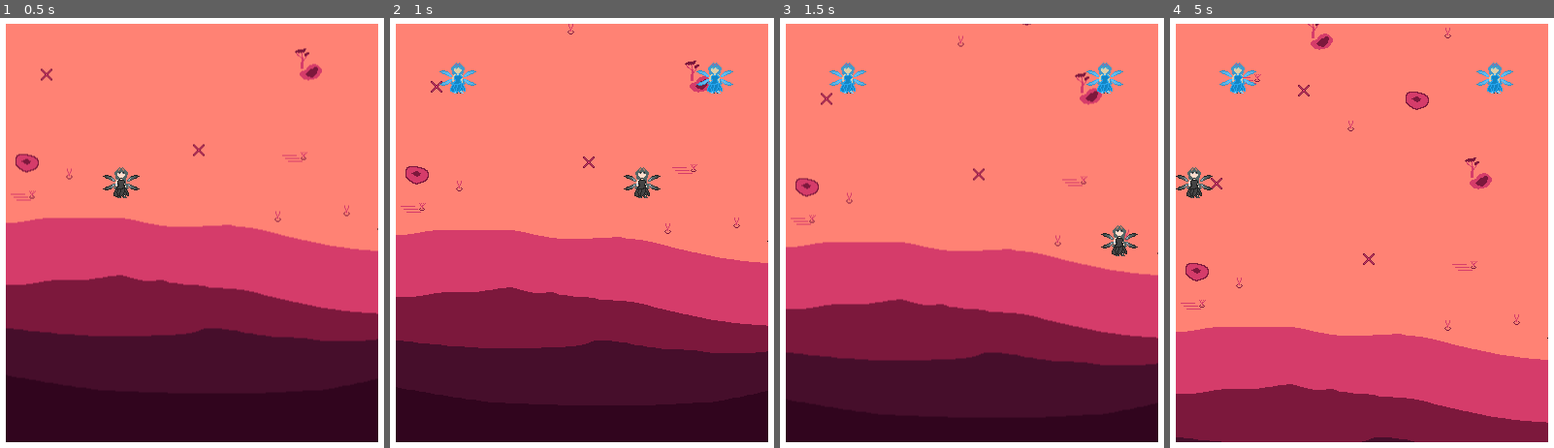
Above: before the commit, frames 1-4 (left to right).
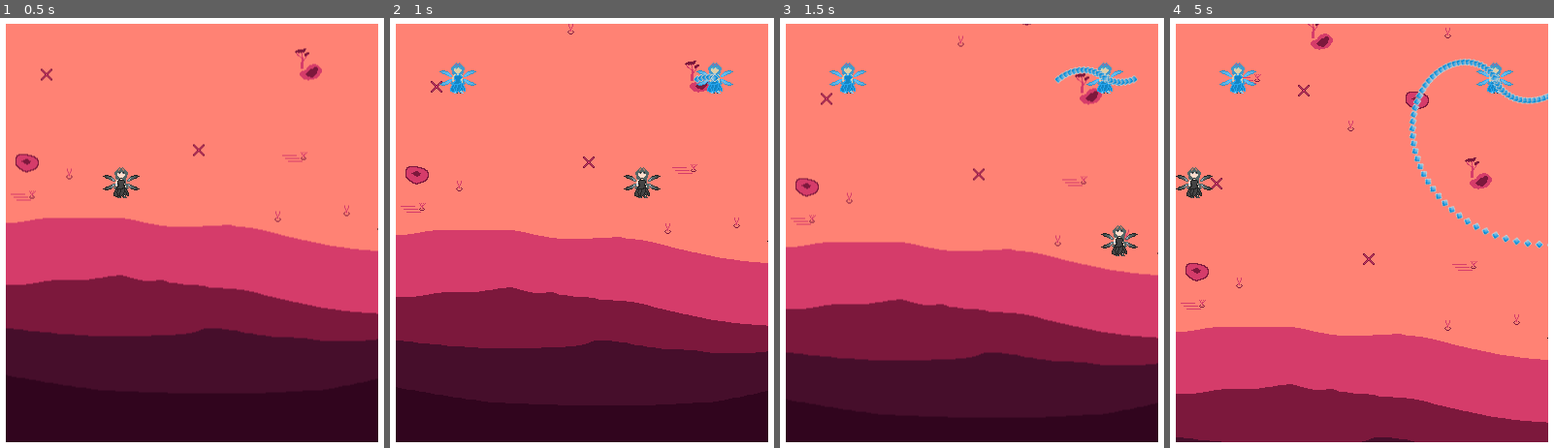
Above: after the commit, the same moments.

Repository: Sanved001/nyan-hell
Game: Godot game, scene res://Scenes/game.tscn
Same seed, same stepped clock (60 frames per second), same inputs: the game is played once before the commit and once after it.
Inputs:
- Up to frame 1 (0.5 s): no input
- Up to frame 2 (1 s): hold D (move_right) from 0.53 s (still down)
- Up to frame 3 (1.5 s): release D (move_right) at 1.28 s; hold S (move_down) from 1.28 s (still down)
- Up to frame 4 (5 s): release S (move_down) at 2.03 s; hold D (move_right) 2.03-2.78 s; hold W (move_up) 2.78-3.53 s; hold A (move_left) from 3.53 s (still down)

Frame 1 is identical in both runs. In frame 2, 0.1% of the frame differs, in the area x 79-86%, y 12-16%; in frame 3, 0.4%; in frame 4, 1.3%, in the area x 62-99%, y 9-54%.

Commit message:
Enemy attacks

Diff:
--- a/Scenes/Enemies/normal_enemy.gd
+++ b/Scenes/Enemies/normal_enemy.gd
@@ -14,5 +14,10 @@
 	pass
 
 
-func summon_move_spinner(m_rotation_speed:float, m_bullet_spawn_cooldown:float):
-	pass
+func summon_move_spinner(m_bullet_rotation_speed:float,  m_spinner_rotation_value:float, m_spinner_starting_rotation:float, m_bullet_spawn_cooldown:float):
+	var spinner_instance = spinner.instantiate()
+	spinner_instance.summon(m_bullet_rotation_speed,  m_spinner_rotation_value, m_bullet_spawn_cooldown, m_spinner_starting_rotation)
+
+	#get_parent().add_child(spinner_instance)
+	add_child(spinner_instance)
+	spinner_instance.global_position = global_position
--- a/Scenes/Levels/level_0.tscn
+++ b/Scenes/Levels/level_0.tscn
@@ -33,6 +33,23 @@
 "transitions": PackedFloat32Array(1, 1),
 "update": 0,
 "values": [Vector2(331, -129), Vector2(329, 56)]
+}
+tracks/1/type = "method"
+tracks/1/imported = false
+tracks/1/enabled = true
+tracks/1/path = NodePath(".")
+tracks/1/interp = 1
+tracks/1/loop_wrap = true
+tracks/1/keys = {
+"times": PackedFloat32Array(0.5, 1),
+"transitions": PackedFloat32Array(1, 1),
+"values": [{
+"args": [10.0, 60.0, -60.0, 0.05],
+"method": &"summon_move_spinner"
+}, {
+"args": [10.0, 60.0, 0.0, 0.05],
+"method": &"summon_move_spinner"
+}]
 }
 
 [sub_resource type="AnimationLibrary" id="AnimationLibrary_kj5ij"]
@@ -70,6 +87,23 @@
 "update": 0,
 "values": [Vector2(64, -129), Vector2(64, 56)]
 }
+tracks/1/type = "method"
+tracks/1/imported = false
+tracks/1/enabled = true
+tracks/1/path = NodePath(".")
+tracks/1/interp = 1
+tracks/1/loop_wrap = true
+tracks/1/keys = {
+"times": PackedFloat32Array(0.8, 1),
+"transitions": PackedFloat32Array(1, 1),
+"values": [{
+"args": [-10.0, -60.0, 0.07],
+"method": &"summon_move_spinner"
+}, {
+"args": [10.0, 60.0, 0.07],
+"method": &"summon_move_spinner"
+}]
+}
 
 [sub_resource type="AnimationLibrary" id="AnimationLibrary_6kmi7"]
 _data = {
--- a/Scenes/moves/spinner.gd
+++ b/Scenes/moves/spinner.gd
@@ -41,6 +41,8 @@
 	bullet_a.global_position = self.global_position
 	bullet_spawn_timer.start(bullet_spawn_cooldown)
 
-func summon(m_rotation_speed:float, m_bullet_spawn_cooldown:float):
+func summon(m_rotation_speed:float, spinner_rotation_value:float, m_bullet_spawn_cooldown:float, m_spinner_starting_rotation:float):
 	rotation_speed = m_rotation_speed
 	bullet_spawn_cooldown = m_bullet_spawn_cooldown
+	my_rotation_value = spinner_rotation_value
+	rotation = m_spinner_starting_rotation
